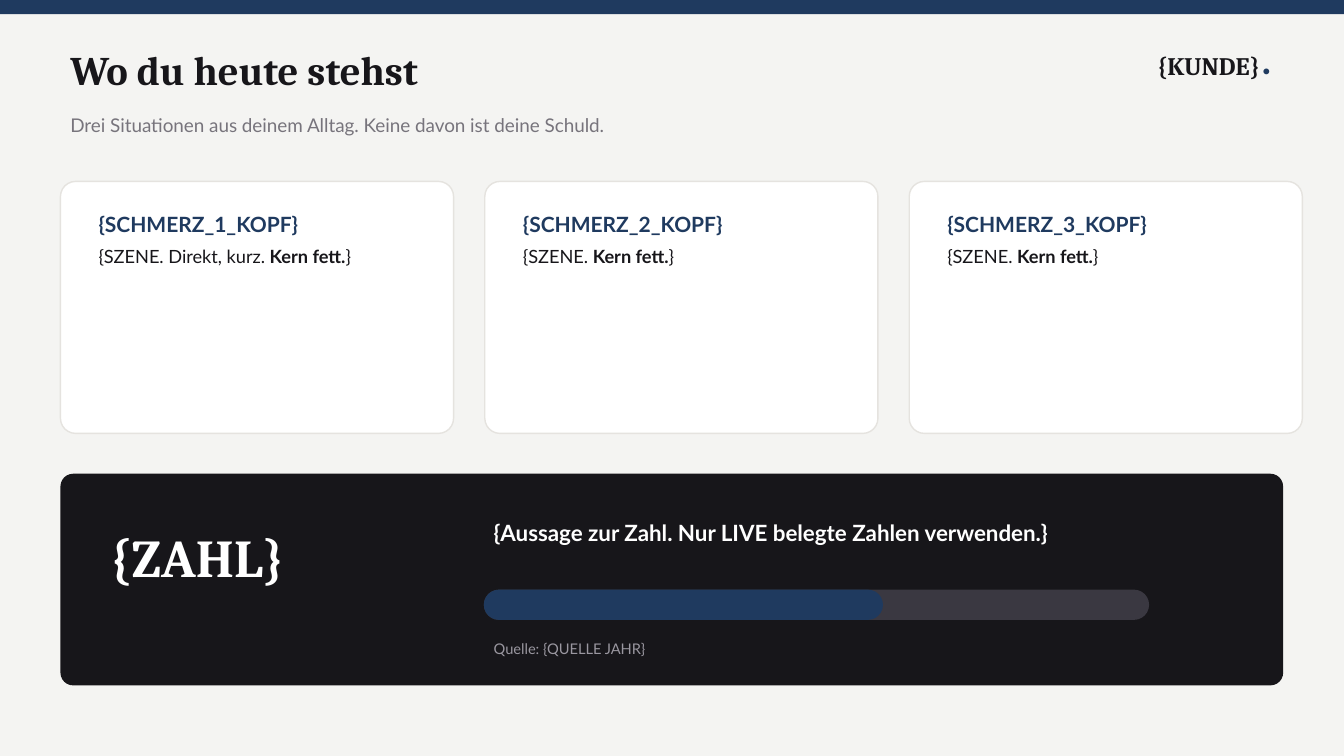
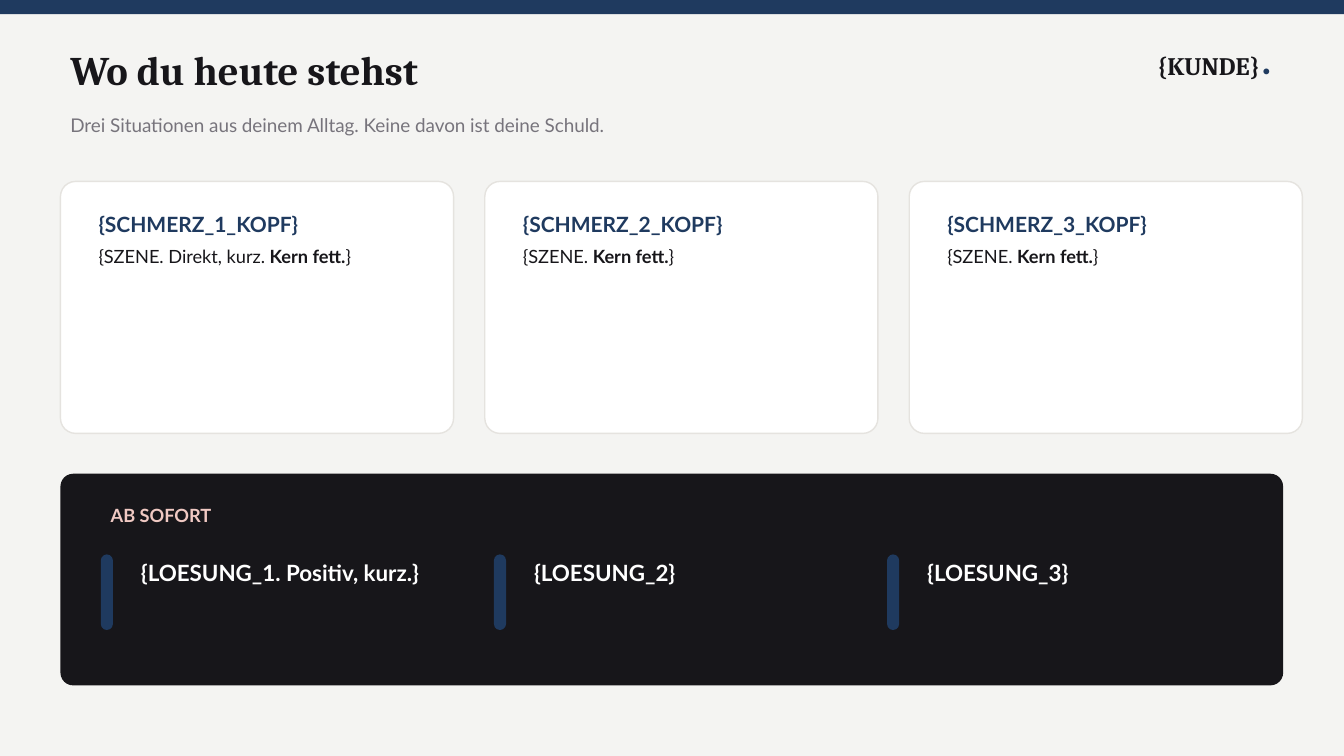
Before and after one commit to Swisscare-Jobs-GmbH/ai-firma, a slide deck: slide 2 of vorlagen/praesentation/vorlage-kunden-praesentation.pptx. Drawn at 1344x756 pixels with LibreOffice and Linux fonts; fonts in the diff are those of the drawing. Boxes give left, top, right and bottom in pixels: in the first picture for what was removed or moved away, otherwise in the second. Text is boxed around its words. In the diff, an @@ line names an element or a change of style, - is before the commit and + after.

```diff
--- a/vorlagen/praesentation/vorlage-kunden-praesentation.pptx
+++ b/vorlagen/praesentation/vorlage-kunden-praesentation.pptx
@@ text at (111,508,212,522): text changed; size 38 to 13 pt; font Cambria to Lato; text colour #FFFFFF to #F0C9C3 @@
-{ZAHL}
+AB SOFORT
@@ text removed at (494,523,1048,545) @@
-{Aussage zur Zahl. Nur LIVE belegte Zahlen verwenden.}
@@ rounded rectangle added at (101,555,113,630), fill #1F3A5F @@
@@ text added at (141,563,419,585), 16 pt, text #FFFFFF, bold @@
+{LOESUNG_1. Positiv, kurz.}
@@ rounded rectangle: place and size @@
-rounded rectangle at (484,590,883,620)
+rounded rectangle at (494,555,506,630)
@@ text added at (534,563,675,585), 16 pt, text #FFFFFF, bold @@
+{LOESUNG_2}
@@ rounded rectangle added at (887,555,899,630), fill #1F3A5F @@
@@ text added at (927,563,1068,585), 16 pt, text #FFFFFF, bold @@
+{LOESUNG_3}
@@ rounded rectangle removed at (484,590,1149,620) @@
@@ text removed at (494,643,646,656) @@
-Quelle: {QUELLE JAHR}
```
Also in this commit, not shown: 5 other files.
